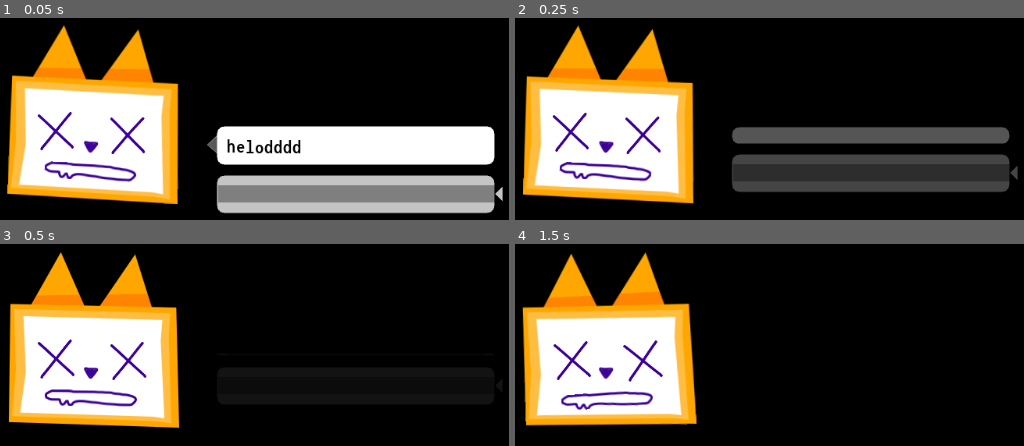
Above: before the commit, frames 1-4 (two rows, left to right).
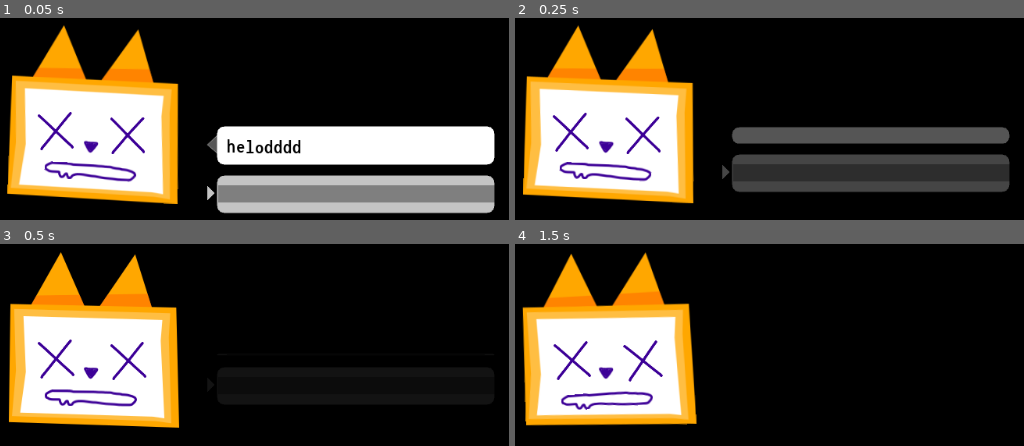
Above: after the commit, the same moments.

Repository: darltrash/rpg_exp
Game: Godot game, scene res://shop/schrod.tscn
Same seed, same stepped clock (60 frames per second), same inputs: the game is played once before the commit and once after it. This scene is started directly instead of the project's main scene.
Inputs:
- Up to frame 1 (0.05 s): no input
- Up to frame 2 (0.25 s): no input
- Up to frame 3 (0.5 s): no input
- Up to frame 4 (1.5 s): tap Enter at 0.5 s; hold Right (ui_right) 0.53-1.28 s; hold Down (ui_down) from 1.28 s (still down)

The runs differ from the first frame. In frame 1, 0.1% of the frame differs, in the area x 40-99%, y 83-91%; in frame 2, 0.1%; in frame 3, less than 0.1%; in frame 4, nothing differs.

Commit message:
Dialog system done

Diff:
--- a/shop/schrod.tscn
+++ b/shop/schrod.tscn
@@ -42,13 +42,30 @@
 	\"abt_wha\": [
 		[\"[shake rate=100 level=6]Im obviously a cat!\\nDont be stupid!\", \"mad\", \"sad\"],
 		[\"[wave]What makes you think\\nI'm not?\", \"pants\", \"happy\", true,
-			[\"You look like a demon.\", \"d\"]
+			[
+				[\"You look like a demon.\", \"abt_wha_dem\"]
+			]
 		]
 	],
 
 	\"abt_wha_dem\": [
 		[\"[wave]no...?\", \"pants\", \"happy\", true],
-		[\"[wave]that's-... mega stupid~\", \"default\", \"happy\", true]
+		[\"[wave]that's-... mega stupid~\", \"default\", \"happy\", true],
+		[\"........\", \"default\", \"owo\", true],
+		[\"...who told you that?\", \"default\", \"happy\", true,
+			[
+				[\"It was obvious\", \"abt_wha_dem_obv\"],
+				[\"A bird told me\", \"abt_wha_dem_bir\"]
+			]
+		]
+	],
+
+	\"abt_wha_dem_obv\": [
+		[\"no.\",          \"pants\", \"owo\", true],
+		[\"no. shut up.\", \"pants\", \"owo\", true],
+	],
+	\"abt_wha_dem_bir\": [
+		[\"the bird lied.\", \"default\", \"happy\", true]
 	],
 
 	\"abt_wha_idk\": [
@@ -56,7 +73,7 @@
 	]
 }
 
-var answ = \"\"
+var answ = -1
 
 func talk(id_dialog):
 	current_dialog = dialogs[id_dialog]
@@ -66,9 +83,6 @@
 
 func ask(questions):
 	$questionbox.ask(questions)
-
-func answer(ans):
-	answ = ans
 
 func next_line():
 	if current_dialog:
@@ -79,14 +93,22 @@
 				not (current_dialog[current_line][1]==\"pants\" or current_dialog[current_line][1]==\"money\"),
 				current_dialog[current_line].size()>3
 			)
+
+			var _ques = Array()
 			$dialogbox.say(current_dialog[current_line][0])
+			if current_dialog[current_line].size()>4:
+				for x in current_dialog[current_line][4]:
+					_ques.append(x[0])
+				$questionbox.ask(_ques)
+
 			current_line += 1
 		else: $HEAD.change(\"default\", \"owo\")
-
 func _process(delta):
 	if Input.is_action_just_pressed(\"ui_end\"):
-		ask([\"Are you a demon?\", \"You do look like a cat\", \"Should I trust you?\"])
-	if answ: print(answ)
+		talk(\"abt_wha\")
+	if answ >= 0:
+		talk(current_dialog[current_line-1][4][answ][1])
+		answ = -1
 
 "
 
@@ -248,8 +270,8 @@
 			cursor += 1
 			if cursor>questions.size()-1: cursor = 0
 
-		if Input.is_action_just_pressed(\"ui_accept\"):
-			get_parent().answer(cursor)
+		if Input.is_action_just_pressed(\"ui_accept\") and percent_visible>0.9:
+			get_parent().answ = cursor
 			active = true
 	else:
 		modulate.a = lerp(modulate.a, 0, delta*5)
@@ -374,5 +396,5 @@
 }
 
 [node name="arrow" type="Polygon2D" parent="questionbox/selection"]
-position = Vector2( 366, -13 )
-polygon = PoolVector2Array( -2, 15, -11, 24, -2, 33 )
+position = Vector2( -11.8014, -13.9438 )
+polygon = PoolVector2Array( -2, 15, 7.97705, 24.3929, -2, 33 )
Binary file changed: icon.png
Not shown, added: icon.png~
